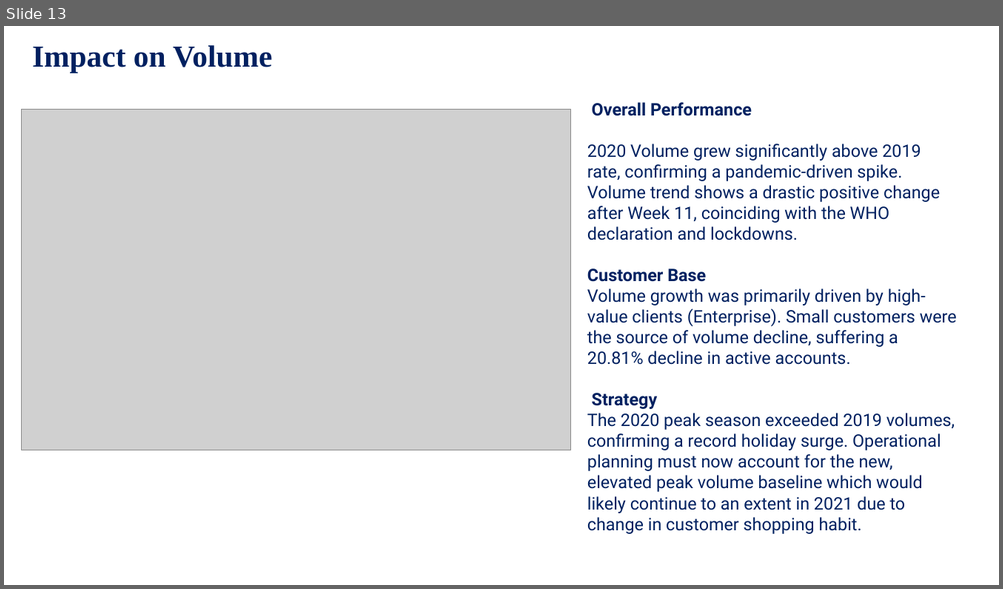
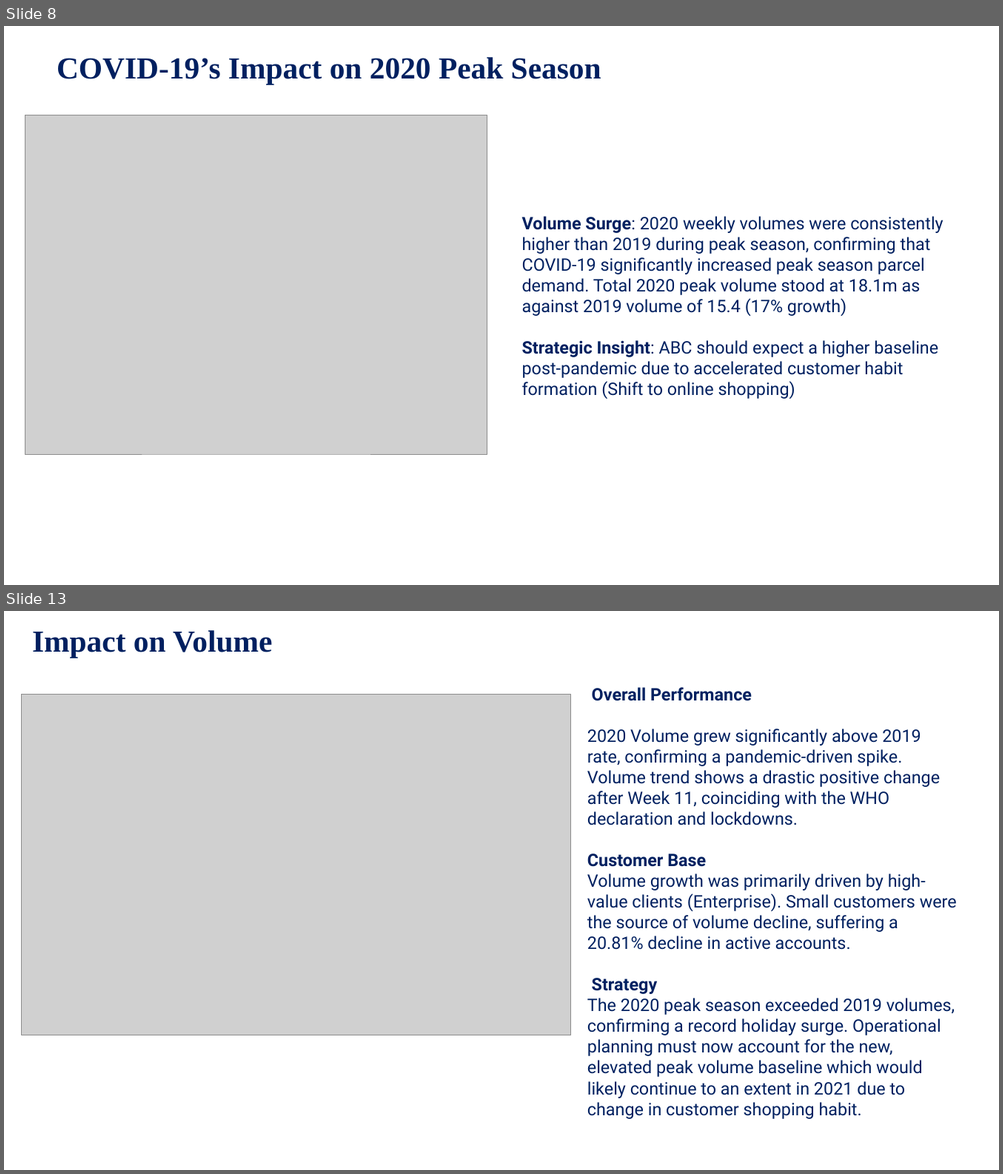
Before and after one commit to Nyleve-George/Covid_Parcel_Business_Project, a slide deck: PresentationE/The-COVID-19-Impact-on-ABC's-Business.pptx. Shown one above the other, each under a label of ours: slide 13 before the commit, slides 8 and 13 after it; the slides between them are not shown. The pictures are 1003x589 and 1003x1174 pixels, drawn with LibreOffice and Linux fonts; fonts in the diff are those of the drawing; grey boxes stand for pictures. Boxes give left, top, right and bottom in pixels: in the first picture for what was removed or moved away, otherwise in the second. Text is boxed around its words. In the diff, an @@ line names an element or a change of style, - is before the commit and + after.

```diff
--- a/PresentationE/The-COVID-19-Impact-on-ABC's-Business.pptx
+++ b/PresentationE/The-COVID-19-Impact-on-ABC's-Business.pptx
@@ slide 8 added at box(4, 26, 999, 585), background #FFFFFF @@
@@ text added at box(57, 57, 601, 84), 35.5 pt, text #002060, bold @@
+COVID-19’s Impact on 2020 Peak Season
@@ picture added at box(25, 116, 487, 455) @@
@@ text added at box(522, 216, 942, 399), 20 pt, text #002060 @@
+Volume Surge: 2020 weekly volumes were consistently higher than 2019 during peak season, confirming that COVID-19 significantly increased peak season parcel demand. Total 2020 peak volume stood at 18.1m as against 2019 volume of 15.4 (17% growth)
+Strategic Insight: ABC should expect a higher baseline post-pandemic due to accelerated customer habit formation (Shift to online shopping)
```
Also in this commit, not shown: 8 slides changed, 5 other slides added, 2 slides removed, 2 other files.
